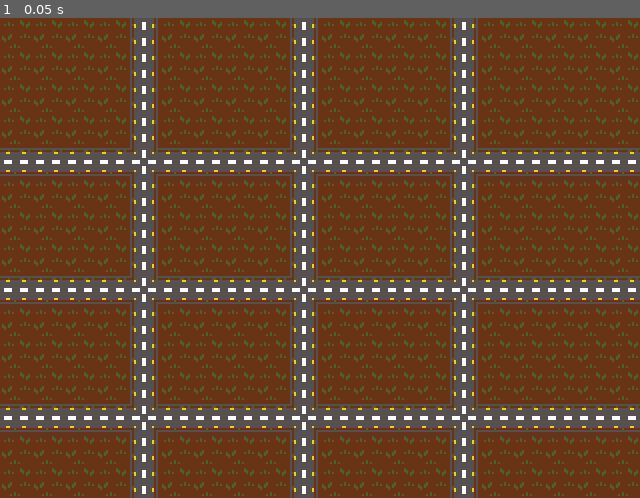
Above: before the commit, frame 1.
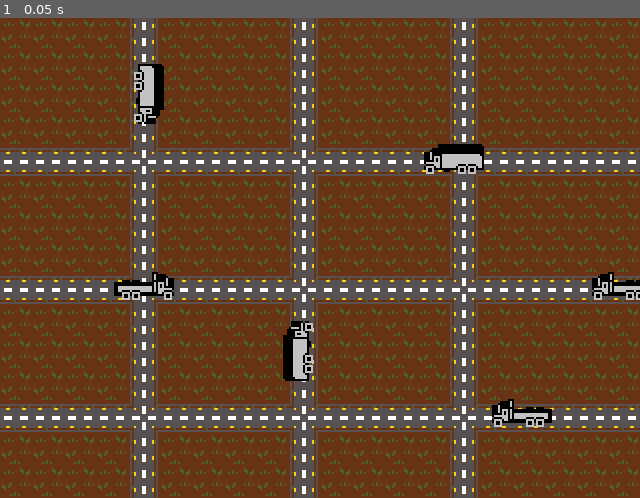
Above: after the commit, the same moment.

Repository: Mrisq/K_Bros_Game
Game: Godot game, scene res://GD_Project/Mazes/Maze-003.tscn
Same seed, same stepped clock (60 frames per second), same inputs: the game is played once before the commit and once after it. This scene is started directly instead of the project's main scene.
Inputs:
- Up to frame 1 (0.05 s): no input

The runs differ from the first frame. In frame 1, 2.6% of the frame differs, in the area x 17-100%, y 9-86%.

Commit message:
added trucks to maze-003

Diff:
--- a/GD_Project/Mazes/Maze-003.tscn
+++ b/GD_Project/Mazes/Maze-003.tscn
@@ -1,7 +1,8 @@
-[gd_scene load_steps=4 format=2]
+[gd_scene load_steps=5 format=2]
 
 [ext_resource path="res://GD_Project/Graphics/grass-background.png" type="Texture" id=1]
 [ext_resource path="res://GD_Project/Graphics/roadway-tilemap/tileset_roadway-tilemap.png" type="Texture" id=2]
+[ext_resource path="res://GD_Project/Graphics/Extras/trucks.png" type="Texture" id=3]
 
 [sub_resource type="TileSet" id=1]
 0/name = "tileset_roadway-tilemap.png 0"
@@ -30,7 +31,7 @@
 
 [node name="Maze-003" type="Node2D"]
 
-[node name="Sprite" type="Sprite" parent="."]
+[node name="Background" type="Sprite" parent="."]
 texture = ExtResource( 1 )
 centered = false
 region_enabled = true
@@ -41,3 +42,52 @@
 cell_size = Vector2( 16, 16 )
 format = 1
 tile_data = PoolIntArray( -65532, 0, 3, -65527, 0, 3, -65522, 0, 3, 4, 0, 65539, 9, 0, 65539, 14, 0, 65539, 65540, 0, 6 …(1891 unchanged characters)…
+
+[node name="Extras" type="Sprite" parent="."]
+
+[node name="Truck" type="Sprite" parent="Extras"]
+position = Vector2( 56.1515, 125.017 )
+texture = ExtResource( 3 )
+centered = false
+region_enabled = true
+region_rect = Rect2( 0, 0, 32, 16 )
+
+[node name="trucks" type="Sprite" parent="Extras"]
+position = Vector2( 82.981, 21.7772 )
+rotation = 1.5708
+texture = ExtResource( 3 )
+centered = false
+region_enabled = true
+region_rect = Rect2( 0, 16, 32, 16 )
+
+[node name="trucks2" type="Sprite" parent="Extras"]
+position = Vector2( 140.722, 182.286 )
+rotation = -1.5708
+texture = ExtResource( 3 )
+centered = false
+region_enabled = true
+region_rect = Rect2( 0, 16, 32, 16 )
+
+[node name="trucks3" type="Sprite" parent="Extras"]
+position = Vector2( 211.176, 62.0368 )
+texture = ExtResource( 3 )
+centered = false
+flip_h = true
+region_enabled = true
+region_rect = Rect2( 0, 16, 32, 16 )
+
+[node name="trucks4" type="Sprite" parent="Extras"]
+position = Vector2( 294.873, 125.075 )
+texture = ExtResource( 3 )
+centered = false
+flip_h = true
+region_enabled = true
+region_rect = Rect2( 0, 0, 32, 16 )
+
+[node name="trucks5" type="Sprite" parent="Extras"]
+position = Vector2( 245.079, 188.643 )
+texture = ExtResource( 3 )
+centered = false
+flip_h = true
+region_enabled = true
+region_rect = Rect2( 0, 0, 32, 16 )
--- /dev/null
+++ b/GD_Project/Mazes/Maze-004.tscn
@@ -0,0 +1,15 @@
+[gd_scene load_steps=2 format=2]
+
+[ext_resource path="res://GD_Project/Graphics/grass-background.png" type="Texture" id=1]
+
+[node name="Maze-004" type="Node2D"]
+
+[node name="Background" type="Sprite" parent="."]
+texture = ExtResource( 1 )
+centered = false
+region_enabled = true
+region_rect = Rect2( 0, 0, 320, 240 )
+
+[node name="TileMap" type="TileMap" parent="."]
+cell_size = Vector2( 16, 16 )
+format = 1
Binary file added: GD_Project/Graphics/Extras/trucks.png
Not shown, added: GD_Project/Graphics/Extras/trucks.png.import
